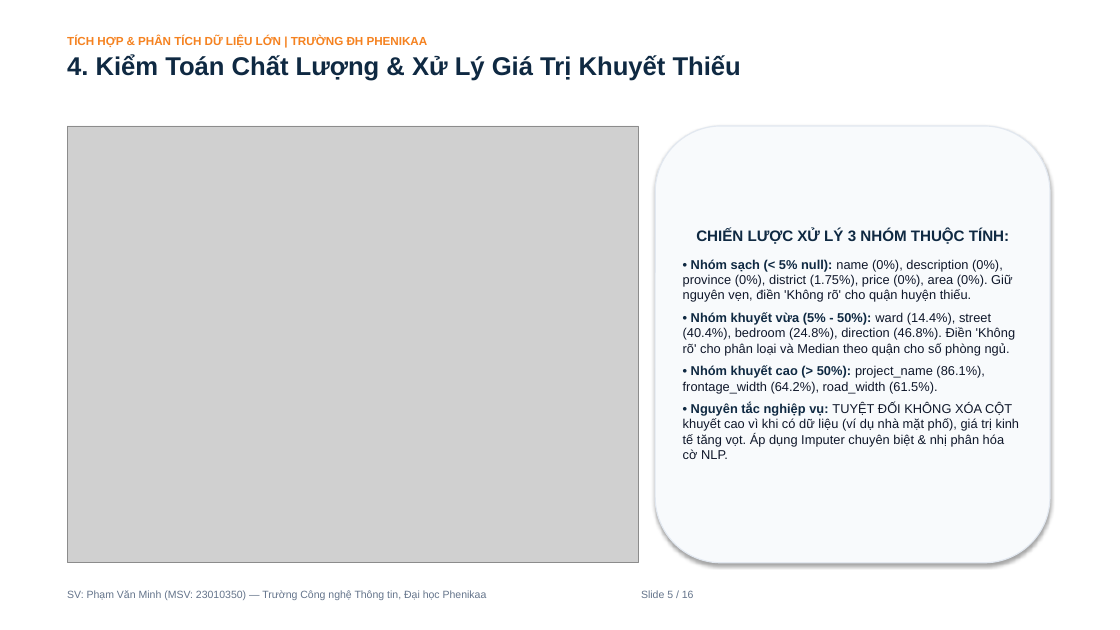
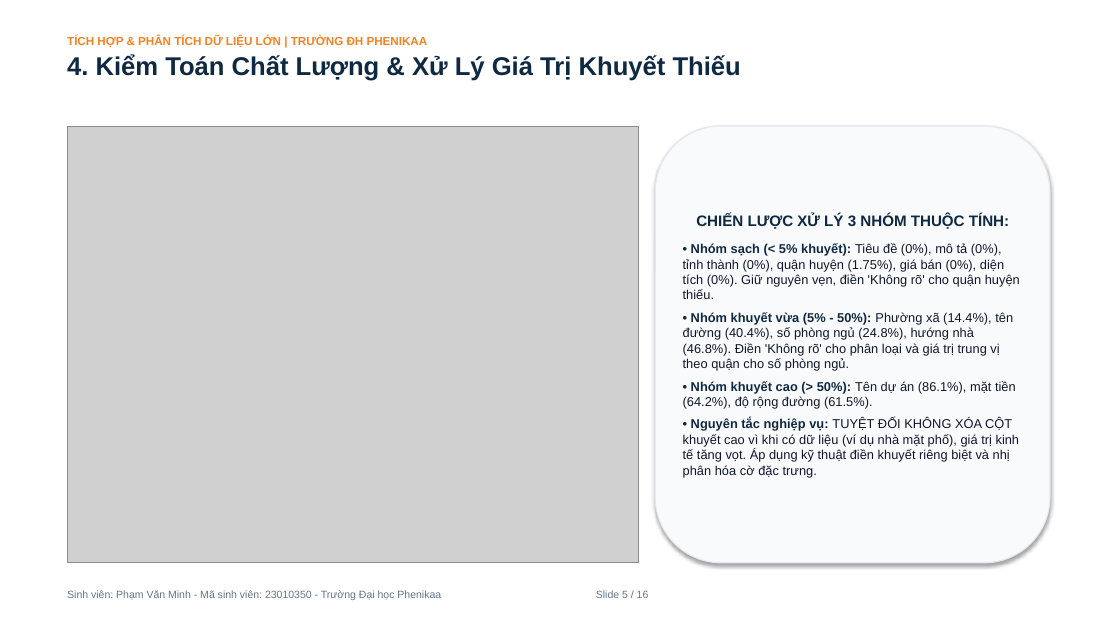
Before and after one commit to PVM-05/House-Prediction, a slide deck: slide 5 of docs/Slide_Bao_Ve_Du_An_House_Prediction.pptx. Drawn at 1120x630 pixels with LibreOffice and Linux fonts; fonts in the diff are those of the drawing; grey boxes stand for pictures. Boxes give left, top, right and bottom in pixels: in the first picture for what was removed or moved away, otherwise in the second. Text is boxed around its words. In the diff, an @@ line names an element or a change of style, - is before the commit and + after.

```diff
--- a/docs/Slide_Bao_Ve_Du_An_House_Prediction.pptx
+++ b/docs/Slide_Bao_Ve_Du_An_House_Prediction.pptx
@@ text in rounded rectangle at [683,243,1020,478]: text changed @@
-• Nhóm sạch (< 5% null): name (0%), description (0%), province (0%), district (1.75%), price (0%), area (0%). Giữ nguyên vẹn, điền 'Không rõ' cho quận huyện thiếu.
-• Nhóm khuyết vừa (5% - 50%): ward (14.4%), street (40.4%), bedroom (24.8%), direction (46.8%). Điền 'Không rõ' cho phân loại và Median theo quận cho số phòng ngủ.
-• Nhóm khuyết cao (> 50%): project_name (86.1%), frontage_width (64.2%), road_width (61.5%).
-• Nguyên tắc nghiệp vụ: TUYỆT ĐỐI KHÔNG XÓA CỘT khuyết cao vì khi có dữ liệu (ví dụ nhà mặt phố), giá trị kinh tế tăng vọt. Áp dụng Imputer chuyên biệt & nhị phân hóa cờ NLP.
+• Nhóm sạch (< 5% khuyết): Tiêu đề (0%), mô tả (0%), tỉnh thành (0%), quận huyện (1.75%), giá bán (0%), diện tích (0%). Giữ nguyên vẹn, điền 'Không rõ' cho quận huyện thiếu.
+• Nhóm khuyết vừa (5% - 50%): Phường xã (14.4%), tên đường (40.4%), số phòng ngủ (24.8%), hướng nhà (46.8%). Điền 'Không rõ' cho phân loại và giá trị trung vị theo quận cho số phòng ngủ.
+• Nhóm khuyết cao (> 50%): Tên dự án (86.1%), mặt tiền (64.2%), độ rộng đường (61.5%).
+• Nguyên tắc nghiệp vụ: TUYỆT ĐỐI KHÔNG XÓA CỘT khuyết cao vì khi có dữ liệu (ví dụ nhà mặt phố), giá trị kinh tế tăng vọt. Áp dụng kỹ thuật điền khuyết riêng biệt và nhị phân hóa cờ đặc trưng.
@@ text at [67,590,649,600]: text changed @@
-SV: Phạm Văn Minh (MSV: 23010350) — Trường Công nghệ Thông tin, Đại học Phenikaa Slide 5 / 16
+Sinh viên: Phạm Văn Minh - Mã sinh viên: 23010350 - Trường Đại học Phenikaa Slide 5 / 16
```
Also in this commit, not shown: 15 other slides changed, 19 other files.
